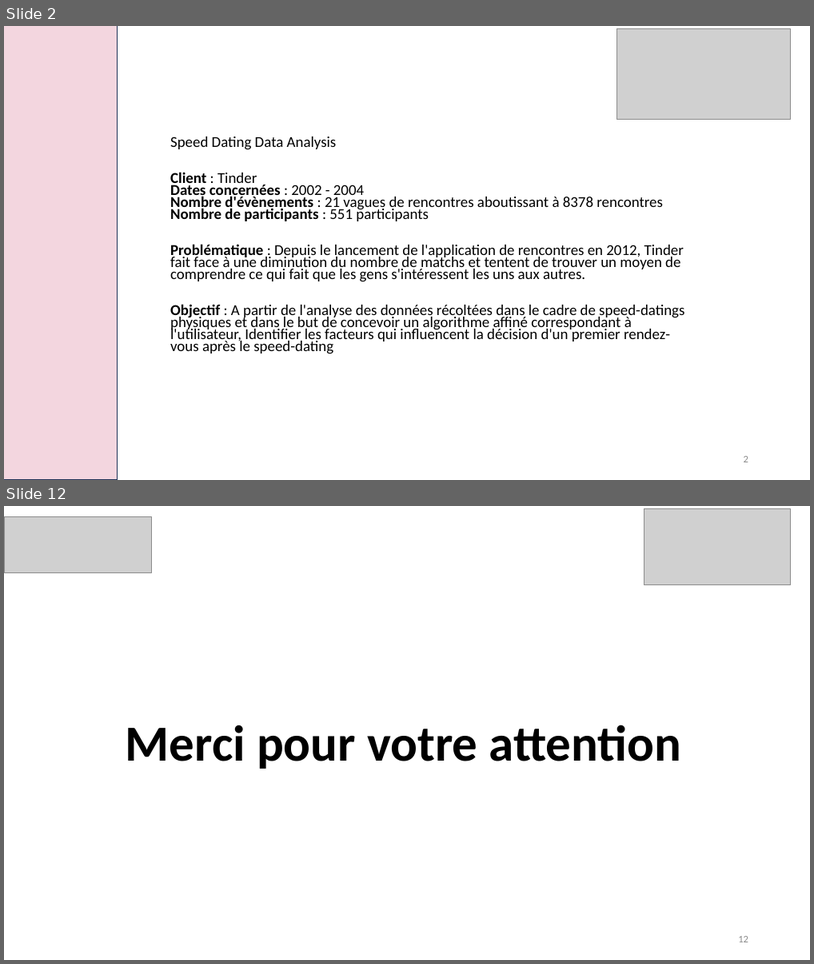
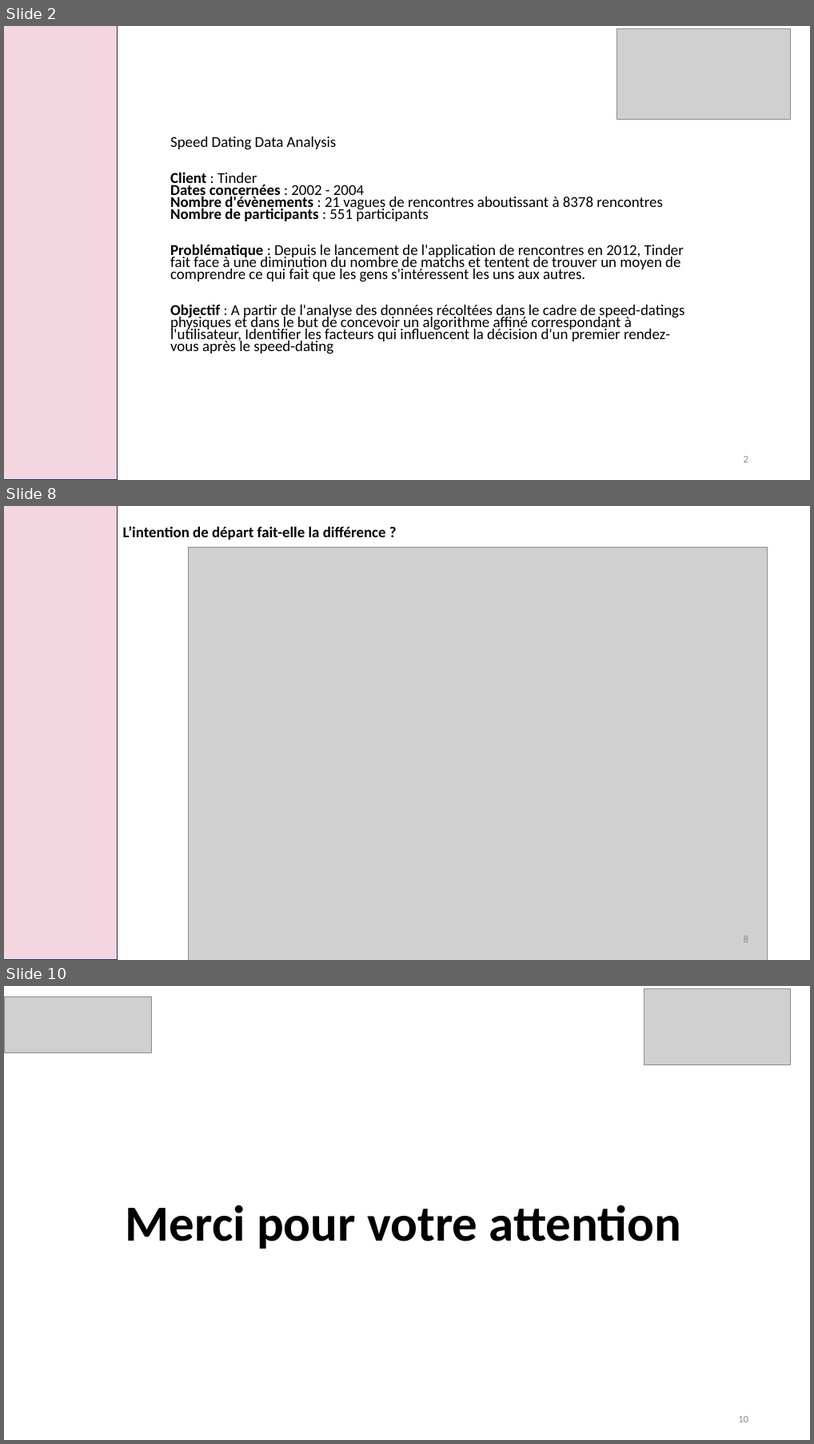
Before and after one commit to laura-lucchini/projet_speed_dating_bloc2_RNCP, a slide deck: speed_dating.pptx. Shown one above the other, each under a label of ours: slides 2 and 12 before the commit, slides 2, 8 and 10 after it; the slides between them are not shown. The pictures are 814x964 and 814x1444 pixels, drawn with LibreOffice and Linux fonts; fonts in the diff are those of the drawing; grey boxes stand for pictures. Boxes give left, top, right and bottom in pixels: in the first picture for what was removed or moved away, otherwise in the second. Text is boxed around its words. In the diff, an @@ line names an element or a change of style, - is before the commit and + after.

```diff
--- a/speed_dating.pptx
+++ b/speed_dating.pptx
@@ slide 8 added at [4,506,810,960], background #FFFFFF @@
@@ rectangle added at [4,506,117,960], fill #F3D6DF, outline #1E3256 1 pt @@
@@ text added at [123,526,386,540], 18 pt, text #000000, bold @@
+L’intention de départ fait-elle la différence ?
@@ picture added at [189,547,767,960] @@
@@ page number added at [744,936,749,942], 12 pt, text #8C8C8C @@
+8
@@ what was slide 12 is now slide 10 @@
@@ page number at [738,1416,749,1422]: text changed @@
-12
+10
```
Also in this commit, not shown: 6 slides changed, 3 slides removed, 3 other files.
